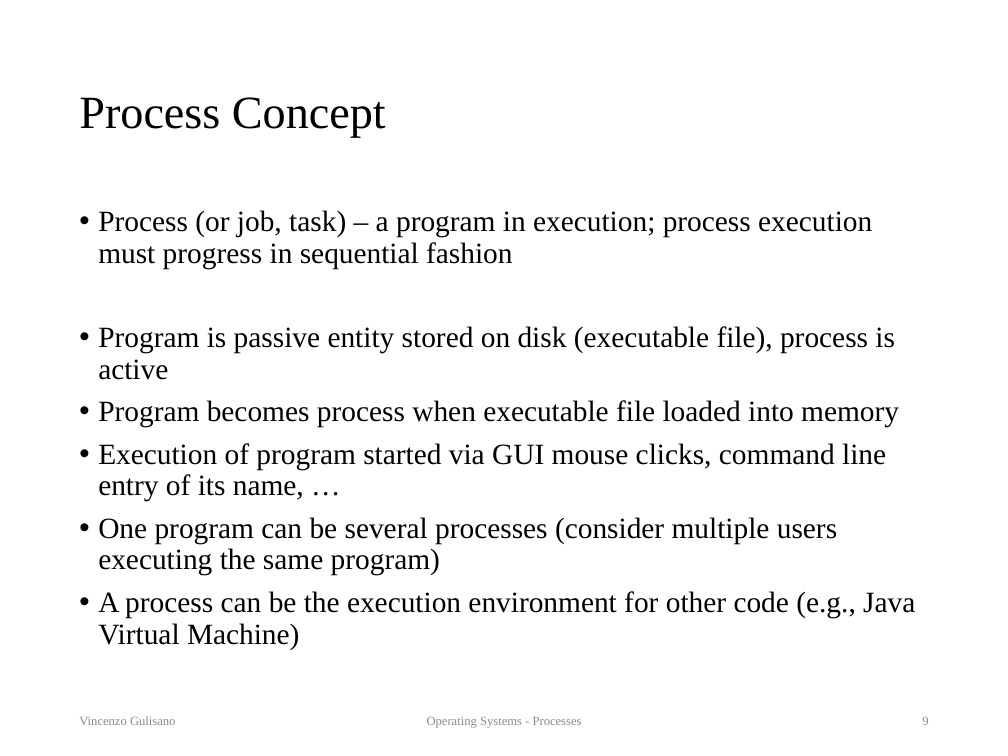
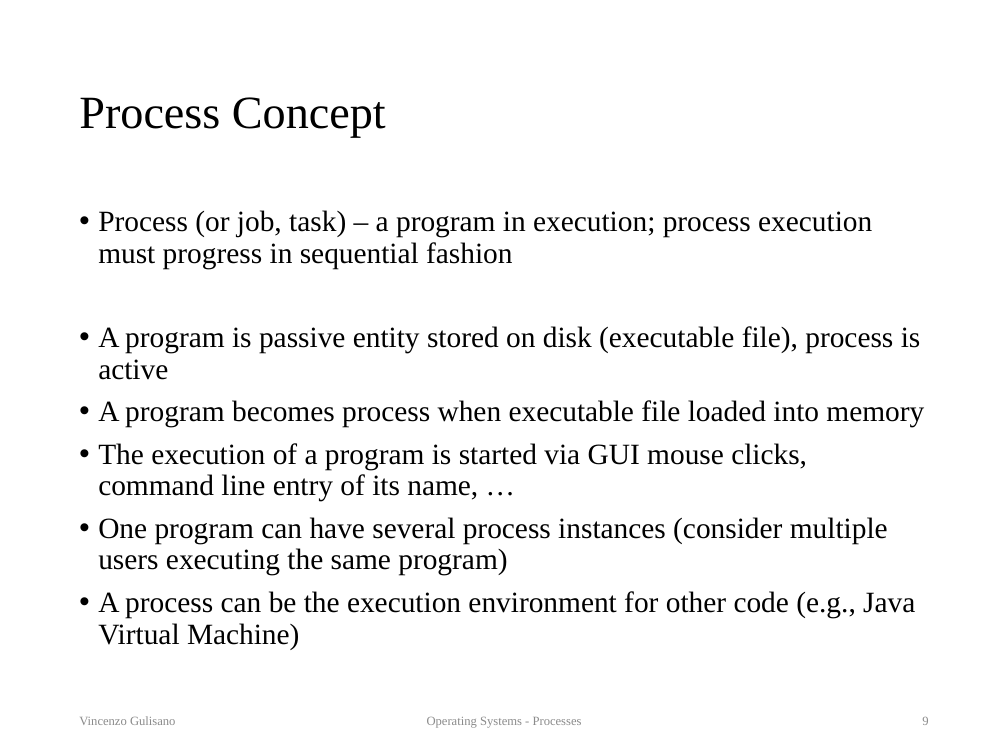
Before and after one commit to vincenzo-gulisano/os_material, a slide deck: slide 9 of slides/processes.pptx. Drawn at 1008x756 pixels with LibreOffice and Linux fonts; fonts in the diff are those of the drawing. Boxes give left, top, right and bottom in pixels: in the first picture for what was removed or moved away, otherwise in the second. Text is boxed around its words. In the diff, an @@ line names an element or a change of style, - is before the commit and + after.

Commit message:
Polished processes slides (mainly typos and broken sentences, but also some sentence that was possibly confusing / over-simplifying). Slightly updated exerices at the end too

```diff
--- a/slides/processes.pptx
+++ b/slides/processes.pptx
@@ text at (98,326,924,576): text changed @@
-• Program is passive entity stored on disk (executable file), process is active
-• Program becomes process when executable file loaded into memory
-• Execution of program started via GUI mouse clicks, command line entry of its name, …
-• One program can be several processes (consider multiple users executing the same program)
+• A program is passive entity stored on disk (executable file), process is active
+• A program becomes process when executable file loaded into memory
+• The execution of a program is started via GUI mouse clicks, command line entry of its name, …
+• One program can have several process instances (consider multiple users executing the same program)
```
Also in this commit, not shown: 39 other slides changed, 3 other files.
